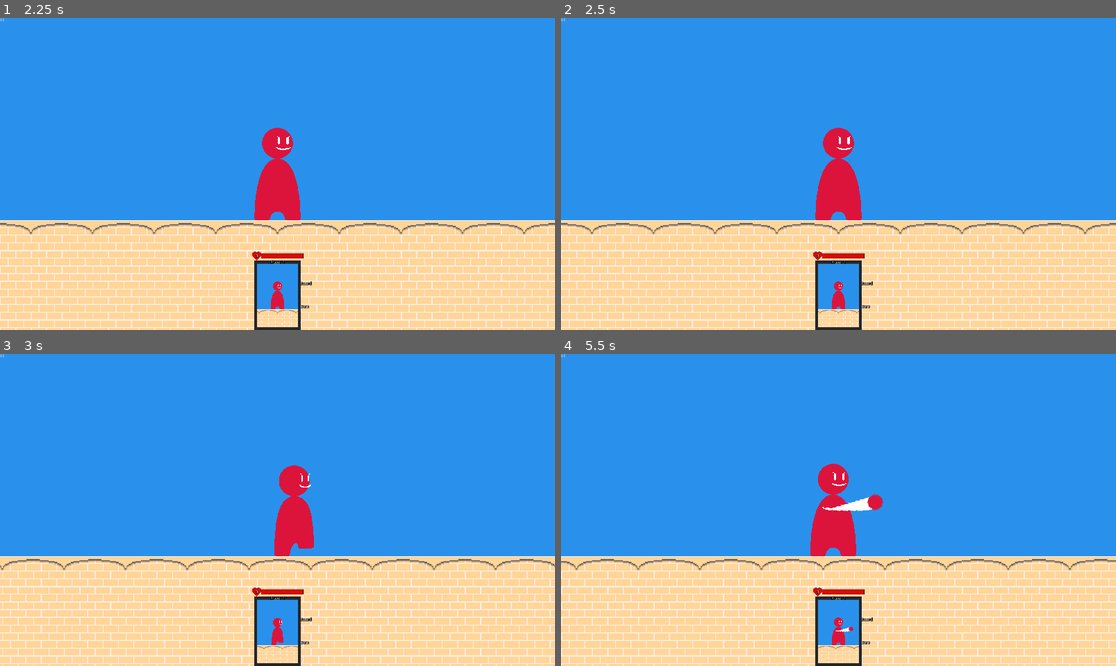
Above: before the commit, frames 1-4 (two rows, left to right).
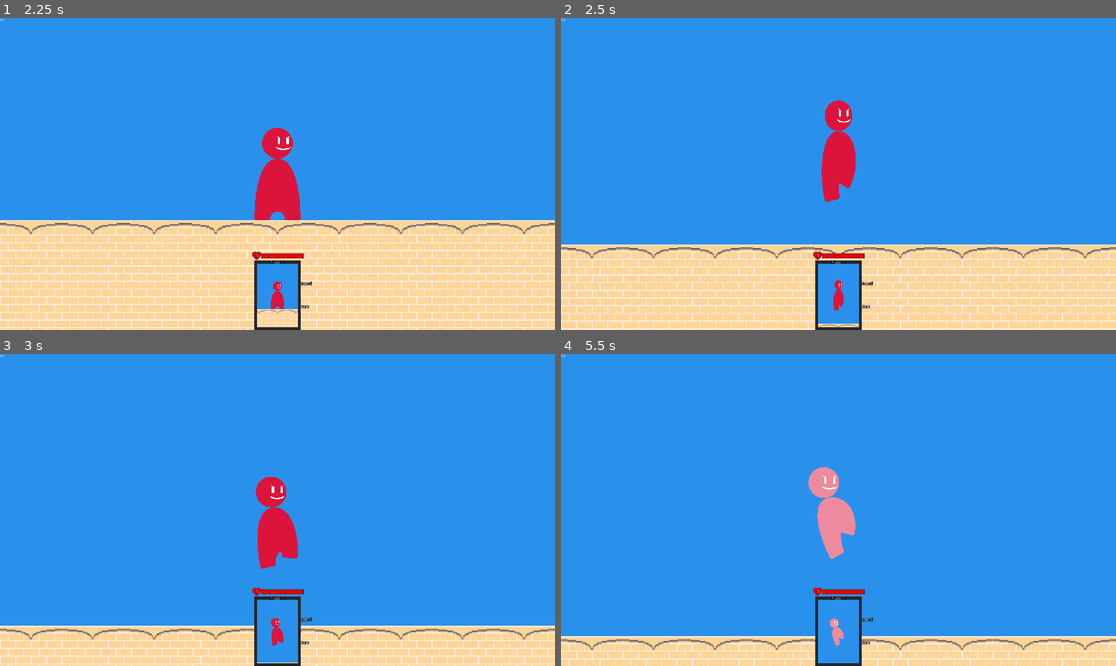
Above: after the commit, the same moments.

Repository: Essojadojef/offhand-champion
Game: Godot game, scene res://fight_gui.tscn
Two runs of this game, one before a commit and one after it. Both use one fixed random seed, a clock stepped at 60 frames per second and the inputs below. The engine's default icon, where the game draws it, is replaced by a stand-in: a white triangle on a blue panel in a dark square.
Inputs (mouse positions are in pixels of both pictures, inside the frame that each line leads up to):
- Up to frame 1 (2.25 s): tap Enter at 0.5 s; move the mouse to (399, 158) at 0.52 s; hold Right (ui_right) 0.53-1.25 s; tap J at 0.6 s; click (399, 158) at 0.67 s; tap Space at 0.77, 1.07 s; tap I at 0.8, 2.1 s; click "Ready" at 1.25 s; move the mouse to (166, 189) at 2.02 s; hold Down (ui_down) from 2.03 s (still down)
- Up to frame 2 (2.5 s): keep holding Down (ui_down); tap Space at 2.27 s; tap K at 2.3 s
- Up to frame 3 (3 s): tap Space at 2.57 s; move the mouse to (333, 441) at 2.77 s; release Down (ui_down) at 2.78 s; hold Right (ui_right) from 2.78 s (still down); tap K at 2.85 s
- Up to frame 4 (5.5 s): tap O at 3.05, 3.6 s; move the mouse to (810, 572) at 3.52 s; release Right (ui_right) at 3.53 s; hold Up (ui_up) 3.53-4.28 s; click (810, 572) at 3.67 s; tap Space at 3.77, 4.07, 4.52, 4.82, 5.27 s; tap P at 3.8, 4.35 s; move the mouse to (1005, 556) at 4.27 s; hold Left (ui_left) from 4.28 s (still down); tap Q at 4.55, 5.1 s; move the mouse to (672, 463) at 5.02 s; tap E at 5.3 s

Frame 1 is identical in both runs. In frame 2, 20% of the frame differs, in the area x 0-100%, y 26-100%; in frame 3, 27%; in frame 4, 31%, in the area x 0-100%, y 35-100%.

Commit message:
Changes to how Globals.Player handles the player inputs.

Diff:
--- a/globals.gd
+++ b/globals.gd
@@ -136,7 +136,8 @@
 	var focus : Node # is Control while in menus, is KinematicBody2D while playing
 	signal focus_changed(new_focus)
 
-	var controls = {}
+	var stick_settings = {}
+	var button_settings = {}
 	signal controls_changed(controls)
 
 	var match_settings = {}
@@ -149,6 +150,7 @@
 
 	var input_frames = 0
 
+	var current_input = {} # inputs state delayed by input_buffer_frames
 
 	func _init(_device: int):
 		process_priority = -1 # callbacks are executed first in this node
@@ -158,29 +160,36 @@
 		color = Globals.get_available_color()
 
 		# set dafault controls
-		controls = {
-				"left": KEY_LEFT,
-				"right": KEY_RIGHT,
-				"up": KEY_UP,
-				"down": KEY_DOWN,
-				"heavy_time": 5,
-				"jump": KEY_W,
-				"guard": KEY_Q,
-				"weapon_1": KEY_D,
-				"weapon_2": KEY_E,
-				"item": KEY_A,
-				"throw": KEY_SHIFT
+		stick_settings = {
+				#"left": KEY_LEFT,
+				#"right": KEY_RIGHT,
+				#"up": KEY_UP,
+				#"down": KEY_DOWN,
+				"left": KEY_A,
+				"right": KEY_D,
+				"up": KEY_W,
+				"down": KEY_S,
+				"heavy_time": 5
 			} if keyboard else {
 				"stick_x": JOY_AXIS_0,
 				"stick_y": JOY_AXIS_1,
 				"deadzone": .8,
-				"heavy_time": 5,
-				"jump": JOY_L,
-				"guard": JOY_R,
-				"weapon_1": JOY_XBOX_B,
-				"weapon_2": JOY_XBOX_A,
-				"item": JOY_XBOX_X,
-				"throw": JOY_R2
+				"heavy_time": 5
+			}
+		button_settings = {
+				"jump": [KEY_SPACE],
+				"weapon_1": [KEY_J],
+				"weapon_2": [KEY_I],
+				"item": [KEY_K],
+				"guard": [KEY_O],
+				"throw": [KEY_P]
+			} if keyboard else {
+				"jump": [JOY_L],
+				"weapon_1": [JOY_XBOX_B],
+				"weapon_2": [JOY_XBOX_A],
+				"item": [JOY_XBOX_X],
+				"guard": [JOY_R],
+				"throw": [JOY_R2]
 			}
 
 		z_index = 10
@@ -200,7 +209,7 @@
 
 
 	func is_event_allowed(event: InputEvent) -> bool:
-		return event is InputEventKey if keyboard else event.device == device
+		return keyboard if event is InputEventKey else event.device == device
 
 	func _unhandled_input(event: InputEvent) -> void:
 		if !is_event_allowed(event): return
@@ -212,7 +221,7 @@
 
 
 	func get_current_input() -> Dictionary:
-		return input_buffer[input_buffer_index]
+		return current_input
 
 	func _physics_process(delta):
 		if !focus is KinematicBody2D: return
@@ -221,16 +230,7 @@
 		if input_buffer_index >= input_buffer_frames:
 			input_buffer_index = 0
 
-		var current_input = input_buffer[input_buffer_index]
-
-		#focus.movement = current_input.direction.x
-		#focus.tilt = current_input.direction.y
-
-		focus.weapon_inputs = current_input.weapons
-		#focus.item_input = current_input.item
-		focus.throw = current_input.throw
-
-
+		current_input = input_buffer[input_buffer_index]
 
 		input_buffer[input_buffer_index] = {
 			"direction": get_directional_input(),
@@ -243,12 +243,6 @@
 			#"just_released": just_released}
 			#"swap": both_weapon_inputs}
 
-		if input_buffer[input_buffer_index].weapons.has(true):
-			input_frames += 1
-			print("input_frames: ", input_frames)
-		else:
-			input_frames = 0
-
 		#just_pressed = []
 		#just_released = []
 
@@ -257,24 +251,26 @@
 	# y_axis: -1 = up, 1 = down
 	func get_directional_input() -> Vector2:
 		if keyboard:
-			var left = Input.is_key_pressed(controls.left)
-			var right = Input.is_key_pressed(controls.right)
-			var up = Input.is_key_pressed(controls.up)
-			var down = Input.is_key_pressed(controls.down)
+			var left = Input.is_key_pressed(stick_settings.left)
+			var right = Input.is_key_pressed(stick_settings.right)
+			var up = Input.is_key_pressed(stick_settings.up)
+			var down = Input.is_key_pressed(stick_settings.down)
 			return Vector2(int(right) - int(left), int(down) - int(up))
 		else:
 			var value = Vector2(
-				Input.get_joy_axis(device, controls.stick_x),
-				Input.get_joy_axis(device, controls.stick_y))
-
-			if value.length() < controls.deadzone:
+				Input.get_joy_axis(device, stick_settings.stick_x),
+				Input.get_joy_axis(device, stick_settings.stick_y))
+
+			if value.length() < stick_settings.deadzone:
 				return Vector2()
 
 			return value.round()
 
 	func get_button_input(action: String) -> bool:
-		return Input.is_key_pressed(controls[action]) if keyboard else (
-			Input.is_joy_button_pressed(device, controls[action]))
+		for i in button_settings[action]:
+			if Input.is_key_pressed(i) if keyboard else Input.is_joy_button_pressed(device, i):
+				return true
+		return false
 
 
 
